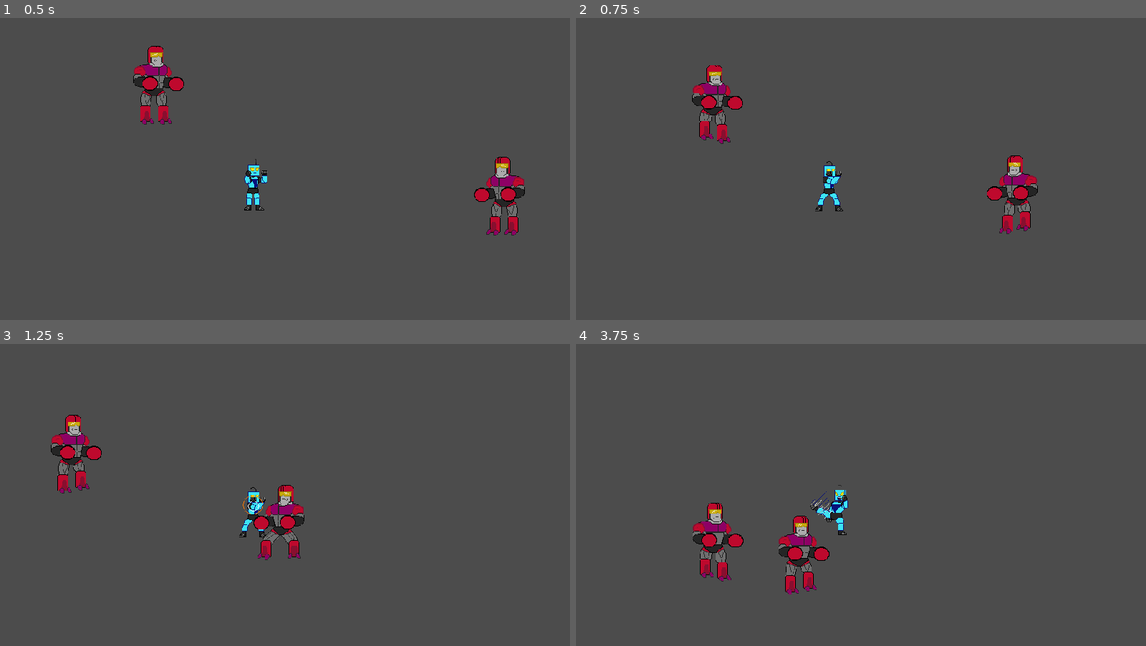
Above: before the commit, frames 1-4 (two rows, left to right).
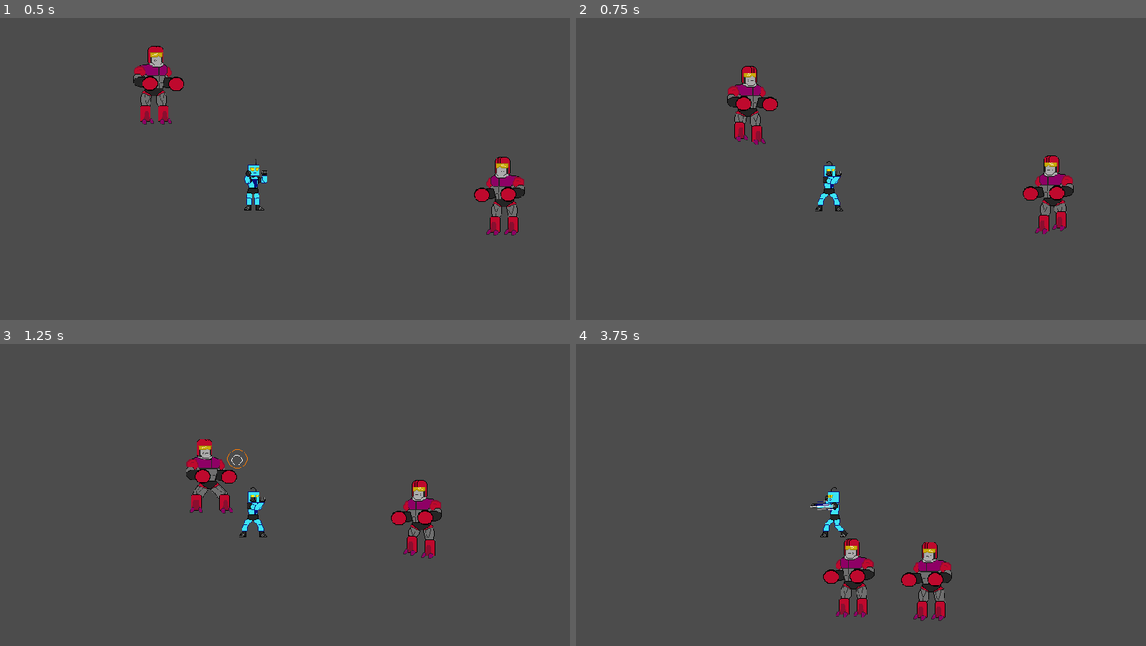
Above: after the commit, the same moments.

Repository: garethdavisrogers/2DFighterClass
Game: Godot game, scene res://Level.tscn
The game is run twice, just before and just after one commit, with the same random seed, the same clock (stepped at 60 frames per second) and the same inputs. The project has no main scene, so this scene is started directly.
Inputs:
- Up to frame 1 (0.5 s): no input
- Up to frame 2 (0.75 s): hold Right (ui_right) from 0.53 s (still down); hold Shift (defend) from 0.53 s (still down)
- Up to frame 3 (1.25 s): keep holding Right (ui_right); keep holding Shift (defend); tap Space (jump) at 0.77 s
- Up to frame 4 (3.75 s): release Right (ui_right) at 1.28 s; release Shift (defend) at 1.28 s; hold Down (ui_down) 1.28-2.03 s; tap D (blast) at 1.35 s; tap Space (jump) at 1.52, 3.02 s; tap Shift (defend) at 1.55, 3.05 s; hold Right (ui_right) 2.03-2.78 s; hold Shift (defend) 2.03-2.78 s; hold Up (ui_up) 2.78-3.53 s; tap Z (heavy_attack) at 2.85 s; hold Left (ui_left) from 3.53 s (still down); hold Shift (defend) from 3.53 s (still down); tap X (lite_attack) at 3.6 s

Frame 1 is identical in both runs. In frame 2, 4.5% of the frame differs, in the area x 20-88%, y 15-72%; in frame 3, 4.7%; in frame 4, 5.2%, in the area x 20-66%, y 46-92%.

Commit message:
Blocking now has knockback but no damage.  The game is starting to flow better.

Diff:
--- a/Enemy.gd
+++ b/Enemy.gd
@@ -39,6 +39,8 @@
 					state_idle()
 				'stagger':
 					state_stagger()
+				'defend':
+					state_defend()
 		movement_loop()
 		spritedir_loop()
 	else:
--- a/Enemy.tscn
+++ b/Enemy.tscn
@@ -377,7 +377,7 @@
 [node name="Sprite" parent="." index="1"]
 texture = ExtResource( 2 )
 hframes = 17
-frame = 14
+frame = 13
 
 [node name="HitCol" parent="Sprite" index="1" groups=[
 "enemies",
--- a/Fighter.gd
+++ b/Fighter.gd
@@ -50,8 +50,9 @@
 ##controls displacement
 func movement_loop():
 	var motion
+	var knockback = 500
 	if(knockdir != null):
-		motion = knockdir * 300
+		motion = knockdir.normalized() * knockback
 	elif(movedir == Vector2(0, 0) and (speed > 0)):
 		motion = Vector2((lastdirection * speed), 0)
 	else:
@@ -67,6 +68,7 @@
 		sprite.scale.x = sprite.scale.y * -1
 
 func state_idle():
+	knockdir = null
 	if(movedir != Vector2(0,0)):
 		if(speed == 0):
 			speed += 1
@@ -87,6 +89,10 @@
 	if(timers['combo_timer'] < 0):
 		current_attack_index = 1
 		state_machine('idle')
+
+func state_defend():
+	anim_switch('block')
+	speed = decelerate(speed)
 
 func blast():
 	var type = ''
@@ -128,7 +134,6 @@
 
 func damage_loop():
 	health -= 1
-	timers['stun_timer'] = 5
 
 func attack_input_pressed():
 	current_attack_index += 1
@@ -183,7 +188,8 @@
 			if(area.is_in_group(group) and group != 'physics_process'):
 				return
 		knockdir = get_knockdir(area)
-		damage_loop()
 		timers['stun_timer'] = 0.3
-		anim_switch('stagger')
-		state_machine('stagger')
+		if(state != 'defend'):
+			damage_loop()
+			anim_switch('stagger')
+			state_machine('stagger')
--- a/Player.gd
+++ b/Player.gd
@@ -5,6 +5,7 @@
 
 func _physics_process(delta):
 	if(health > 0):
+		movement_loop()
 		increment_timers(delta)
 		if(timers['stun_timer'] < 0):
 			knockdir = null
@@ -21,10 +22,11 @@
 					state_idle()
 				'stagger':
 					state_stagger()
+				'defend':
+					state_defend()
 
 			controls_loop()
 			spritedir_loop()
-		movement_loop()
 	else:
 		anim_switch('die')
 
@@ -59,6 +61,7 @@
 				attack_input_pressed()
 		elif(Input.is_action_pressed('defend')):
 			anim_switch('block')
+			state_machine('defend')
 
 		elif(Input.is_action_just_released('defend')):
 			state_machine('idle')
--- a/Player.tscn
+++ b/Player.tscn
@@ -92,7 +92,7 @@
 "times": PoolRealArray( 0 ),
 "transitions": PoolRealArray( 1 ),
 "update": 1,
-"values": [ true ]
+"values": [ false ]
 }
 
 [sub_resource type="Animation" id=17]
@@ -824,7 +824,7 @@
 
 [node name="Sprite" parent="." index="1"]
 position = Vector2( -55, 0 )
-frame = 16
+frame = 1
 
 [node name="blast_spawn" parent="Sprite" index="0"]
 position = Vector2( 40, -10 )
@@ -845,7 +845,6 @@
 [node name="HitBoxCol" parent="Sprite/HitBox" index="0" groups=[
 "players",
 ]]
-disabled = true
 
 [node name="CollisionShape2D" parent="Sprite/InRangeCollider" index="0"]
 rotation = 1.5708
